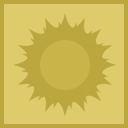
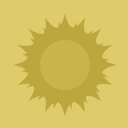
Comparing the layer stacks of the two 128x128 images. Changes:
hid "Rectangle 1" over [left=0, top=0, right=128, bottom=128]
